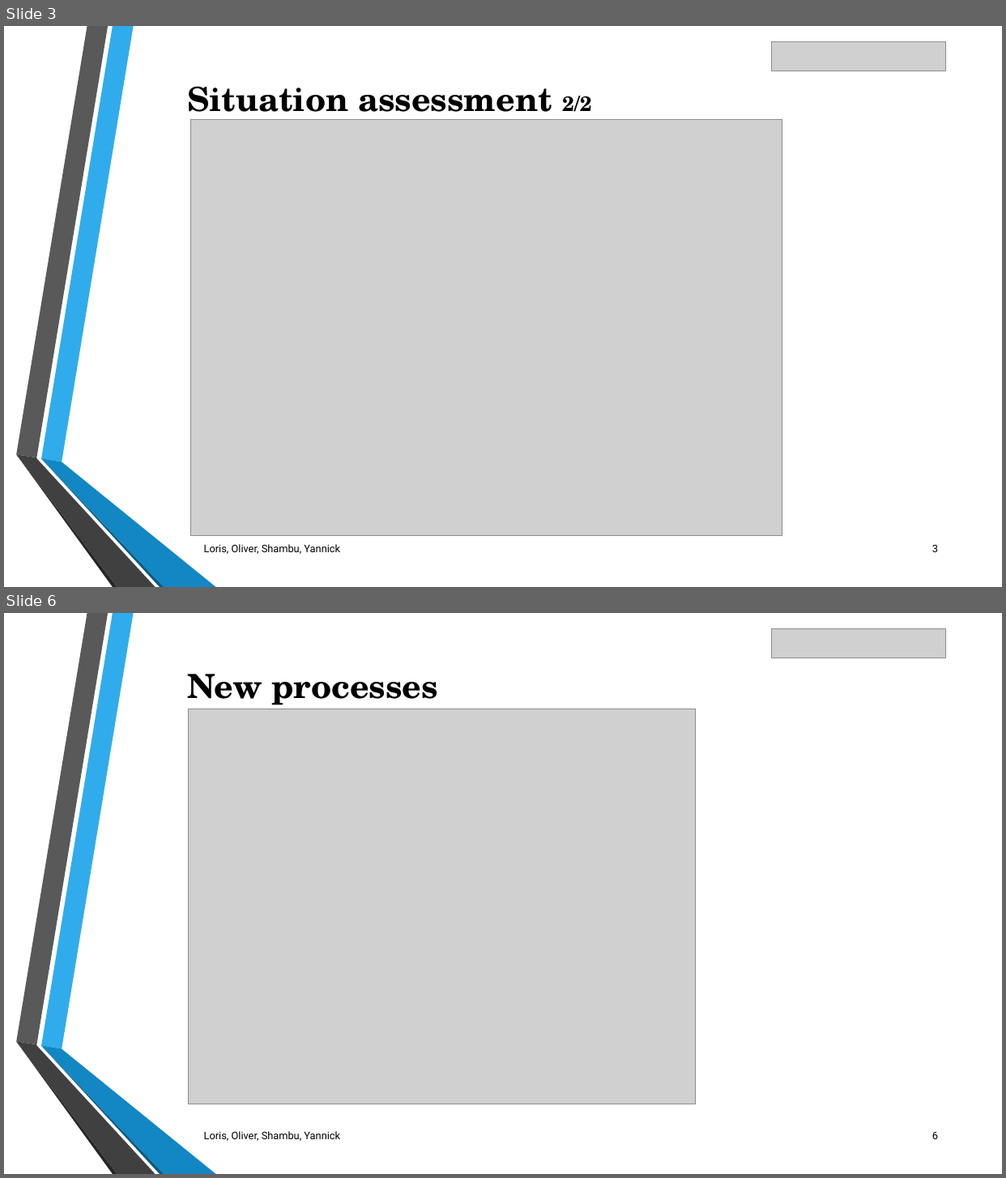
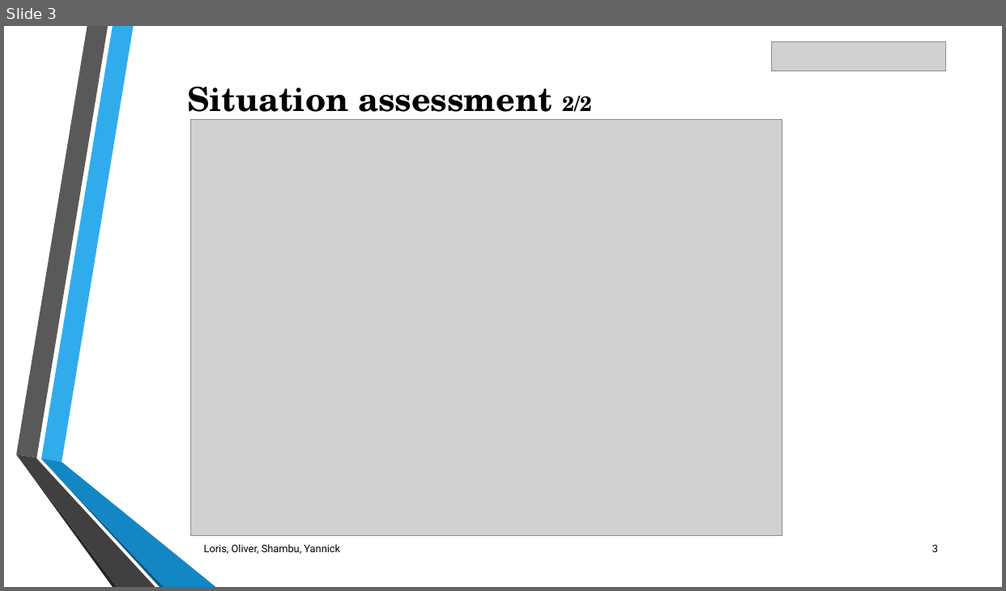
Before and after one commit to DigiBP/digibp-morcote, a slide deck: DBP_Morcote_CC_ClothingCompany.pptx. Shown one above the other, each under a label of ours: slides 3 and 6 before the commit, slide 3 after it; the slides between them are not shown. The pictures are 1006x1178 and 1006x591 pixels, drawn with LibreOffice and Linux fonts; fonts in the diff are those of the drawing; grey boxes stand for pictures. Boxes give left, top, right and bottom in pixels: in the first picture for what was removed or moved away, otherwise in the second. Text is boxed around its words. In the diff, an @@ line names an element or a change of style, - is before the commit and + after.

```diff
--- a/DBP_Morcote_CC_ClothingCompany.pptx
+++ b/DBP_Morcote_CC_ClothingCompany.pptx
@@ slide 6 removed at (4,613,1002,1174), background #FFFFFF; not listed: 6 template elements that a slide beside it also shows @@
@@ picture removed at (771,628,946,658) @@
@@ text removed at (187,674,438,705) @@
-New processes
@@ picture removed at (188,709,696,1104) @@
@@ text removed at (204,1131,340,1141) @@
-Loris, Oliver, Shambu, Yannick
@@ page number removed at (932,1132,938,1139) @@
-6
```
Also in this commit, not shown: 2 slides changed, 3 other slides removed.
